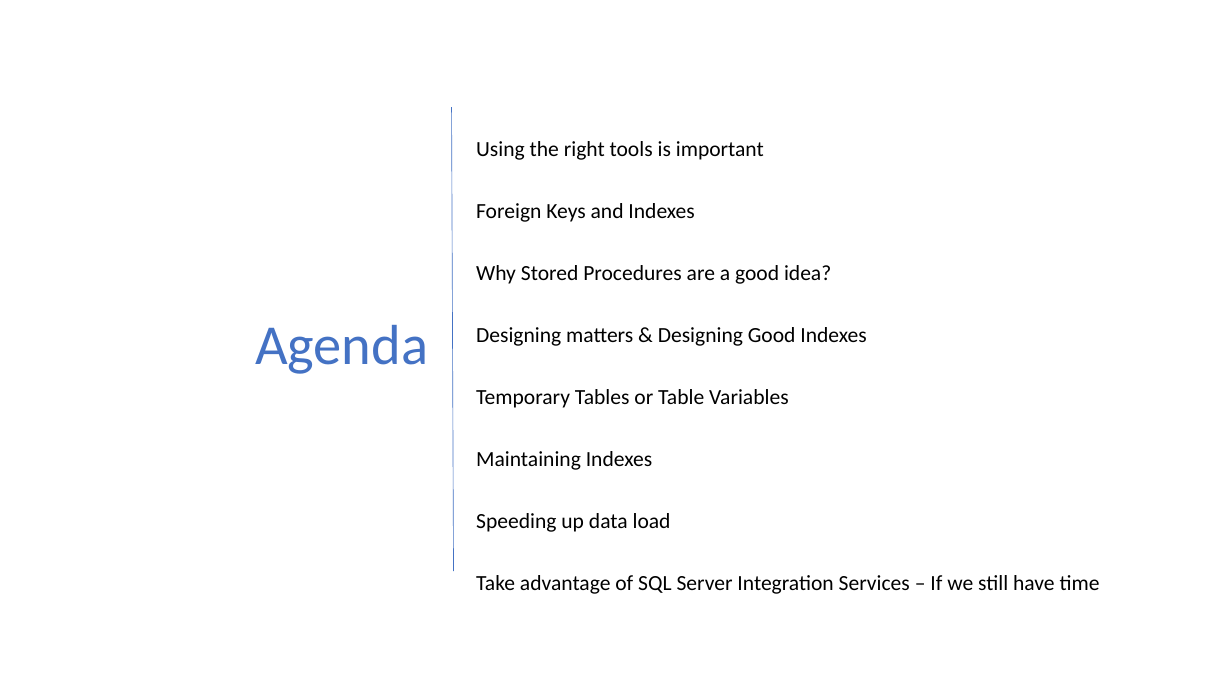
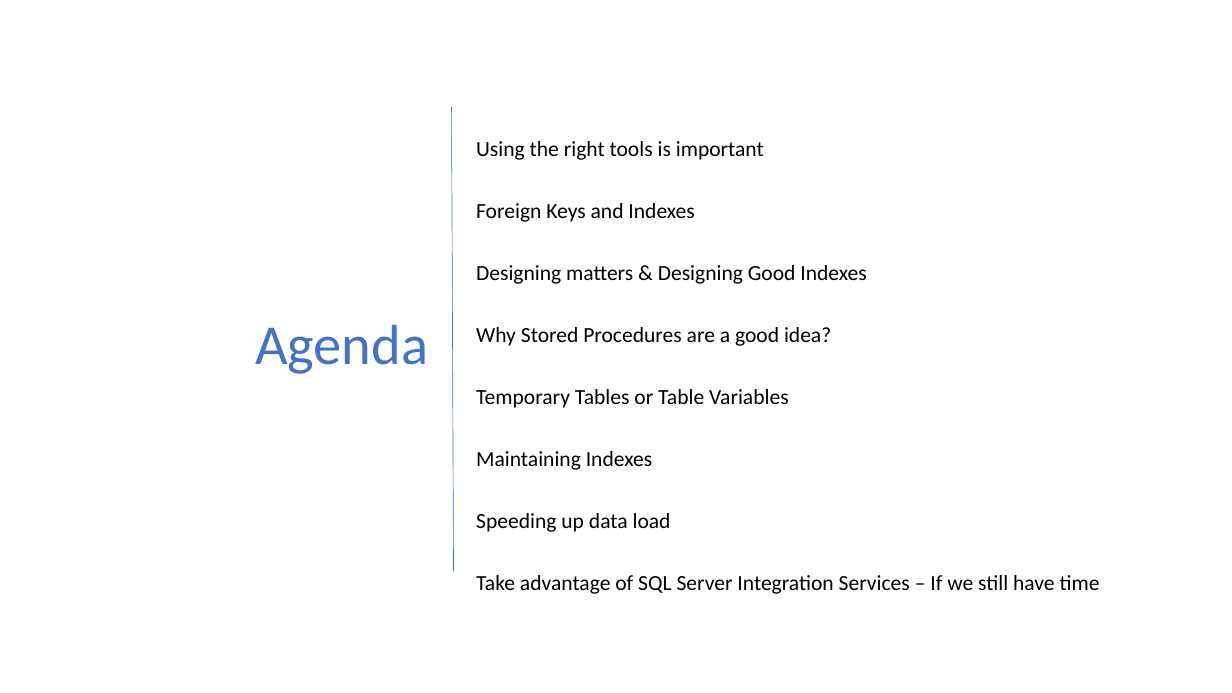
Before and after one commit to marcosfreccia/sql-saturday-689-prague, a slide deck: slide 6 of Stop everything! Top T-SQL tricks to a developer.pptx. Drawn at 1232x693 pixels with LibreOffice and Linux fonts; fonts in the diff are those of the drawing; background and template pictures are left out. Boxes give left, top, right and bottom in pixels: in the first picture for what was removed or moved away, otherwise in the second. Text is boxed around its words. In the diff, an @@ line names an element or a change of style, - is before the commit and + after.

```diff
--- a/Stop everything! Top T-SQL tricks to a developer.pptx
+++ b/Stop everything! Top T-SQL tricks to a developer.pptx
@@ text at (476, 265, 866, 284): paragraph added @@
+Designing matters & Designing Good Indexes
@@ text at (476, 327, 866, 346): paragraph removed @@
-Designing matters & Designing Good Indexes
```
Also in this commit, not shown: 2 slides added.
